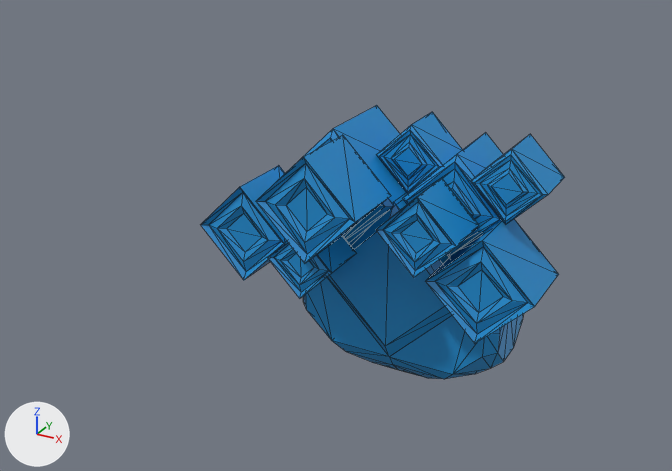
Before and after pictures for a commit that changed the OBJ model Resources/boss/boss.obj.
Camera for both pictures: a 50 mm lens placed at (4.98, -10.44, 6.3), pointed at (-0.33, -0.77, 1.47). Every picture has the same lights, and +X, +Y and +Z are marked at lower left. Mesh edges are drawn as thin lines. Where no turn or scale is listed for an object, it has been applied to the vertices.

The scene before the commit, as lines of its bpy script (objects in view):
```python
mat_マテリアル = principled_material('マテリアル')
mat_マテリアル.texture = img_blue_png
me_目玉_円_003 = bpy.data.meshes.new('目玉_円.003')
me_目玉_円_003.from_pydata(...)  # 530 vertices, 1008 faces; spans x -2.45..2.3, y -1.31..1.49, z -1.04..2.75
me_目玉_円_003.materials.append(mat_マテリアル)  # picture img_blue_png
ob_目玉_円_003 = bpy.data.objects.new('目玉_円.003', me_目玉_円_003)
ob_目玉_円_003.location = (0.0, 0.0, 0.0)
```
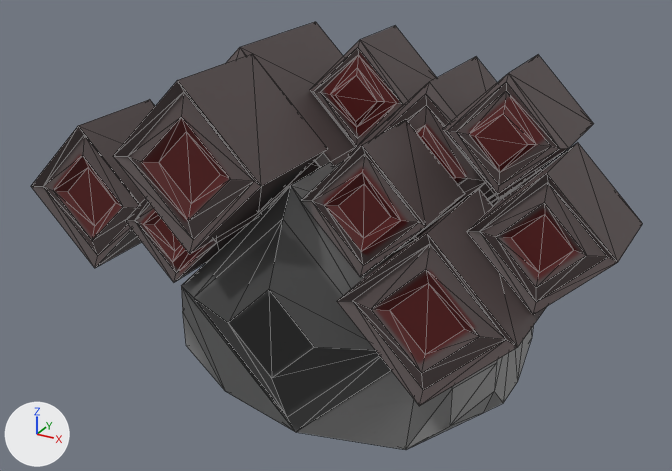
Edits to the bpy script that builds the scene:
```text
Add img_tex_png:
    img_tex_png = load_image('tex.png', 'tex.png', 1024, 1024, 'sRGB')
Change mat_マテリアル:
    mat_マテリアル.texture: img_blue_png -> img_tex_png
Change me_目玉_円_003:
    used by ob_目玉_円_003; location = (0.0, 0.0, 0.0)
    remove me_目玉_円_003.from_pydata(...)  # 530 vertices, 1008 faces; spans x -2.45..2.3, y -1.31..1.49, z -1.04..2.75
    add me_目玉_円_003.from_pydata(...)  # 604 vertices, 1148 faces; spans x -4.0..3.49, y -3.01..0.86, z -1.22..4.04
    me_目玉_円_003 part 1: the loose piece of 36 vertices spanning x -2.45..-1.06, y -0.85..0.21, z 0.52..1.91 is scaled about its middle by 0.981, then moved by (0.11, -1.65, 0.69)
    me_目玉_円_003 part 2: the loose piece of 36 vertices spanning x -1.65..0.19, y -0.24..1.16, z 0.83..2.67 is scaled about its middle by 1.38, then moved by (-0.56, -1.02, 0.9)
    me_目玉_円_003 part 3: the loose piece of 36 vertices spanning x 1.19..2.18, y -0.12..0.63, z 1.77..2.75 is scaled about its middle by 2.07, then moved by (-0.69, -0.64, 0.43)
    me_目玉_円_003 part 4: the loose piece of 36 vertices spanning x -0.29..0.7, y 0.22..0.97, z 1.77..2.75 is scaled about its middle by 1.38, then moved by (-0.2, -0.97, 1.1)
    me_目玉_円_003 part 5: the loose piece of 36 vertices spanning x 0.18..1.65, y 0.02..1.15, z 1.04..2.52 is scaled about its middle by 0.926, then moved by (1.13, -1.67, 1.58)
    me_目玉_円_003 part 6: the loose piece of 36 vertices spanning x -1.2..0.22, y -1.31..-0.22, z 1.26..2.67 is scaled about its middle by 1.38, then moved by (-0.47, -1.49, 0.98)
    me_目玉_円_003 part 7: the loose piece of 36 vertices spanning x 0.25..1.34, y -0.82..0.01, z 1.15..2.23 is scaled about its middle by 1.38, then moved by (0.03, -1.35, 0.88)
    me_目玉_円_003 part 8: the loose piece of 36 vertices spanning x 0.88..2.3, y -0.66..0.42, z 0.35..1.76 is scaled about its middle by 1.38, then moved by (0.2, -1.98, 0.7)
    me_目玉_円_003 part 9: the loose piece of 36 vertices spanning x -1.27..-0.29, y -0.97..-0.22, z 0.53..1.52 is scaled about its middle by 1.95, then moved by (-2.25, -1.05, 0.99)
    me_目玉_円_003 part 10: the loose piece of 36 vertices spanning x 0.25..1.34, y -0.82..0.01, z 1.15..2.23 is copied, and the copy is scaled about its middle by 1.38, then moved by (1.95, -1.31, 0.89); it spans x 1.99..3.49, y -2.28..-1.14, z 1.83..3.33
    me_目玉_円_003 part 11: the loose piece of 36 vertices spanning x 1.19..2.18, y -0.12..0.63, z 1.77..2.75 is copied, and the copy is scaled about its middle by 1.36, then moved by (0.0, 0.01, -0.53); it spans x 1.01..2.35, y -0.24..0.78, z 1.06..2.4
    me_目玉_円_003 part 12: a new loose piece of 92 vertices spanning x -2.17..2.06, y -2.77..0.7, z -1.22..2.7, in mat_マテリアル (picture img_tex_png)
    me_目玉_円_003 part 13: the loose piece of 90 vertices spanning x -1.37..1.69, y -0.22..1.37, z -1.04..1.79 is deleted
```

Boxes [x1, y1, x2, y2] around the edits, measured in the pictures (672 x 471 px; the box of a moved part takes in the faces that stretch with it):
'目玉_円.003', surface changed, reshaped (68% wider, 56% taller): before [201, 105, 565, 379]; after [31, 22, 643, 450]
part 1 of me_目玉_円_003, moved or reshaped: before [201, 165, 287, 280]; after [125, 199, 261, 282]
part 2 of me_目玉_円_003, moved or reshaped: before [289, 105, 407, 243]; after [226, 22, 355, 212]
part 3 of me_目玉_円_003, moved or reshaped: before [471, 134, 565, 224]; after [348, 57, 497, 238]
part 4 of me_目玉_円_003, moved or reshaped: before [377, 112, 463, 194]; after [310, 26, 437, 148]
part 5 of me_目玉_円_003, moved or reshaped: before [402, 133, 503, 258]; after [443, 55, 594, 200]
part 6 of me_目玉_円_003, moved or reshaped: before [256, 135, 391, 263]; after [113, 54, 328, 254]
part 7 of me_目玉_円_003, moved or reshaped: before [376, 178, 479, 278]; after [300, 119, 465, 277]
part 8 of me_目玉_円_003, moved or reshaped: before [425, 219, 559, 344]; after [337, 188, 546, 406]
part 9 of me_目玉_円_003, moved or reshaped: before [267, 235, 357, 298]; after [31, 100, 155, 268]
part 10 of me_目玉_円_003, added: after [467, 143, 643, 315]
part 11 of me_目玉_円_003, added: after [489, 169, 541, 207]
part 12 of me_目玉_円_003, added: after [181, 160, 533, 450]
part 13 of me_目玉_円_003, deleted (blue): before [303, 200, 523, 379]
